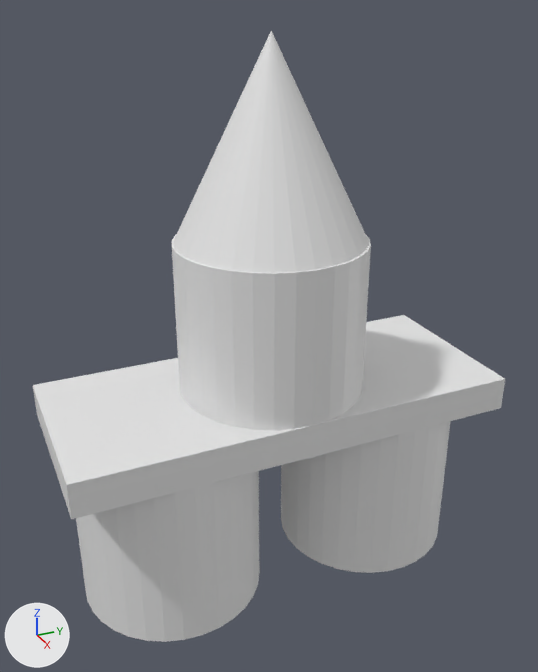
Two versions of the Blender file Assets/rocket.blend, one commit apart.
Rendered twice from a camera (50 mm lens) standing at (6.61, -3.0, 3.24) and looking at (0.03, -0.04, -0.05). Every picture has the same lights, and +X, +Y and +Z are marked at lower left.
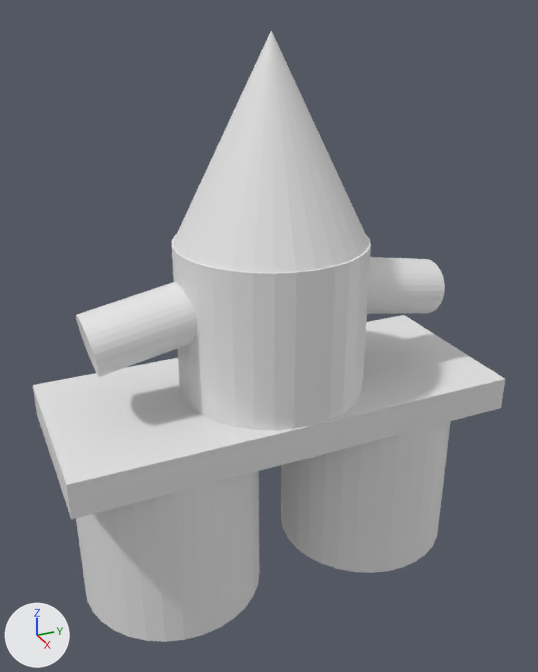
Pixel boxes (x1, y1, x2, y2) of what changed, in the pictures (538 x 672 px):
'Cylinder.004(SideThruster)', added: after (76, 282, 197, 377)
'Cylinder.003(SideThruster)', added: after (367, 257, 445, 314)

The change in detail:
Mesh me_cylinder_004 is new.
It is a 32-sided cylinder along z spanning x -1.0..1.0, y -1.0..1.0, z -1.0..1.0.
Object 'Cylinder.004(SideThruster)' (ob_cylinder_004_sidethruster) is new; it shows me_cylinder_004.
Its location is (0.0, -1.42, 0.29).
Its rotation in degrees is (101, 0, 0).
Its scale is (0.352, 0.307, 0.519).
Object 'Cylinder.003(SideThruster)' (ob_cylinder_003_sidethruster) is new; it shows a copy of me_cylinder_004.
Its location is (0.0, 1.43, 0.29).
Its rotation in degrees is (81, 0, 0).
Its scale is (0.352, 0.307, 0.519).
